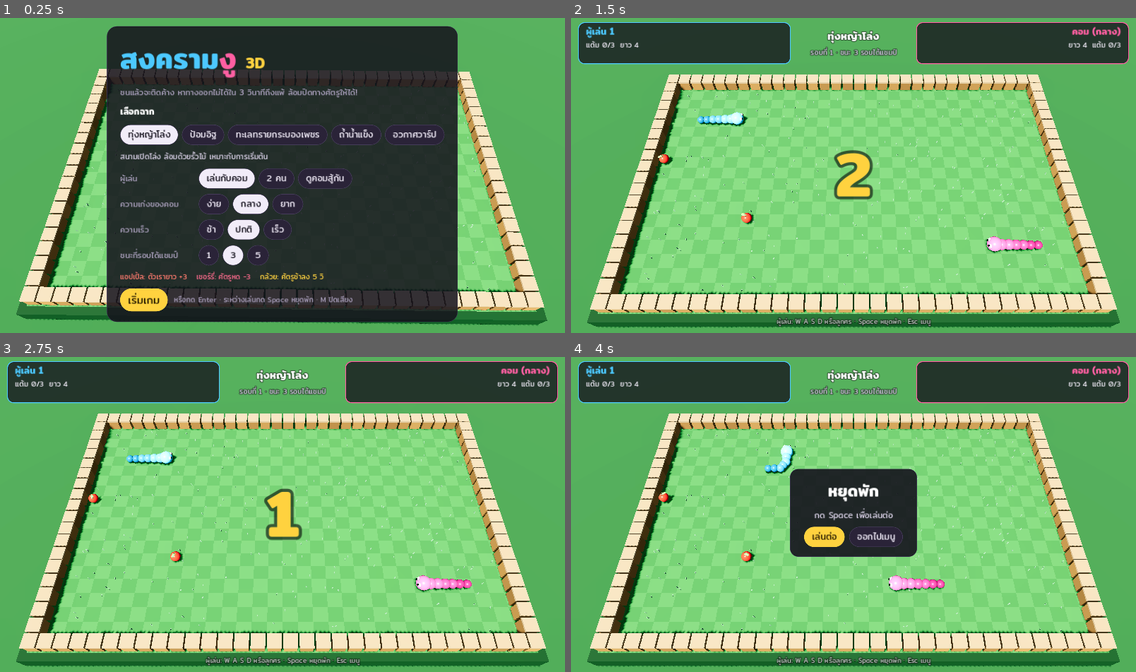
Above: before the commit, frames 1-4 (two rows, left to right).
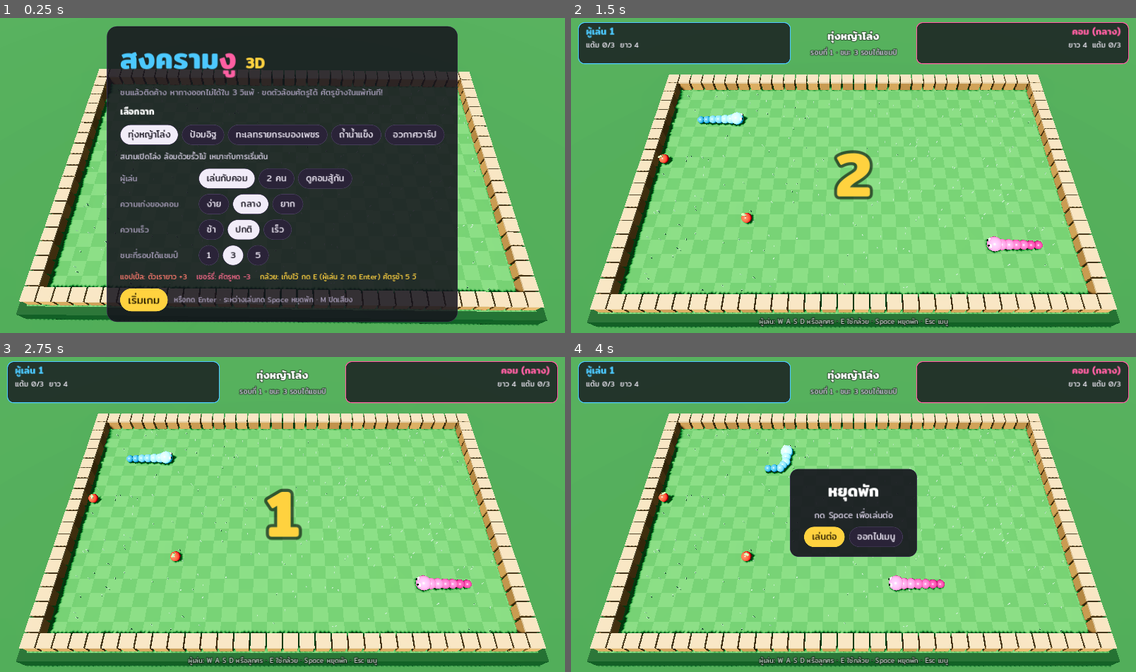
Above: after the commit, the same moments.

Repository: Pid924/SnakeWar
Game: Godot game, scene res://main.tscn
Two runs of this game, one before a commit and one after it. Both use one fixed random seed, a clock stepped at 60 frames per second and the inputs below.
Inputs:
- Up to frame 1 (0.25 s): no input
- Up to frame 2 (1.5 s): click "เริ่มเกม" at 0.5 s; tap Enter at 1.25 s; hold D from 1.28 s (still down); tap E at 1.35 s
- Up to frame 3 (2.75 s): tap Space at 1.52, 2, 2.27 s; tap Q at 1.55, 2.1 s; release D at 2.03 s; hold S from 2.03 s (still down); tap Enter at 2.3 s
- Up to frame 4 (4 s): tap Enter at 2.75, 2.85 s; release S at 2.78 s; hold D 2.78-3.53 s; tap Keypad Enter at 3.05, 3.6 s; hold W from 3.53 s (still down); tap Space at 3.77 s; tap E at 3.8 s

The runs differ from the first frame. In frame 1, 0.8% of the frame differs, in the area x 25-74%, y 22-84%; in frame 2, 0.5%; in frame 3, 0.5%; in frame 4, 0.5%.

Commit message:
Enclosure win and held bananas
Closing a loop of your own body around the rival's head now knocks the
rival out at once, so a trapped snake can no longer circle forever.
Bananas are now held (one at a time) and fired with E (player 2:
Enter); picking up a second while holding one slows the rival at once.
The computer fires its banana when close to the rival or after a short
wait. Same rules in the web and Godot versions; adds headless rule
tests in godot/tests and re-exports the 3D web build.

Co-Authored-By: Claude Opus 5.5 <noreply@anthropic.com>
Claude-Session: https://claude.ai/code/session_01Lo9zaSBRzDc33fu6X5RcRU

Diff:
--- a/godot/scripts/logic.gd
+++ b/godot/scripts/logic.gd
@@ -30,6 +30,8 @@
 	var ai := ""
 	var stuck_since := -1.0
 	var stuck_why := ""
+	var banana := 0          # held bananas (max 1)
+	var banana_at := 0.0
 
 
 var stage: Dictionary
@@ -197,6 +199,68 @@
 		s.queue.append(d)
 
 
+func _slow_rival(s: Snake, label: String) -> void:
+	var o: Snake = snakes[1 - s.p]
+	if not o.alive:
+		return
+	o.slow_until = game_time + 5000.0
+	events.append({"t": "banana", "p": s.p, "pos": s.body[0], "target": o.p, "tpos": o.body[0], "label": label})
+
+
+func use_banana(p: int) -> void:
+	var s: Snake = snakes[p]
+	if over or not s.alive or s.banana < 1:
+		return
+	s.banana = 0
+	_slow_rival(s, "ปากล้วย!")
+
+
+## A snake whose own body closes a loop around the rival's head wins at once.
+func _enclosed_by(S: Snake, O: Snake) -> bool:
+	var wall := {}
+	for b in S.body:
+		wall[b] = true
+	var h: Vector2i = O.body[0]
+	if wall.has(h):
+		return false
+	var wrap: bool = stage.get("wrap", false)
+	var seen := {h: true}
+	var q: Array = [h]
+	var i := 0
+	while i < q.size():
+		var c: Vector2i = q[i]
+		i += 1
+		if not wrap and (c.x == 0 or c.y == 0 or c.x == W - 1 or c.y == H - 1):
+			return false  # reached the open edge
+		for d in DIRS:
+			var n: Vector2i = c + DIRS[d]
+			if wrap:
+				n = Vector2i(posmod(n.x, W), posmod(n.y, H))
+			elif not _in_bounds(n):
+				continue
+			if seen.has(n) or wall.has(n):
+				continue
+			seen[n] = true
+			q.append(n)
+	return q.size() <= (W * H - S.body.size()) / 2
+
+
+func _check_enclosed() -> void:
+	var gone: Array = []
+	for O in snakes:
+		var S: Snake = snakes[1 - O.p]
+		if O.alive and S.alive and _enclosed_by(S, O):
+			gone.append(O)
+	if gone.is_empty():
+		return
+	for O in gone:
+		O.alive = false
+		O.dead = "enclosed"
+	over = true
+	dead_list = gone
+	events.append({"t": "crash", "snakes": gone})
+
+
 func stuck_left(s: Snake) -> float:
 	return maxf(0.0, STUCK_MS - (game_time - s.stuck_since)) if (s.alive and s.stuck_since >= 0.0) else -1.0
 
@@ -232,6 +296,13 @@
 	for s in movers:
 		if s.ai != "":
 			_ai_think(s)
+	for s in snakes:
+		# the computer fires its banana when the rival is close, or after a short wait
+		if s.ai != "" and s.alive and s.banana > 0:
+			var o: Snake = snakes[1 - s.p]
+			var d: int = absi(o.body[0].x - s.body[0].x) + absi(o.body[0].y - s.body[0].y)
+			if d <= 8 or game_time - s.banana_at > (2000.0 if s.ai == "easy" else 6000.0):
+				use_banana(s.p)
 	var nh := {}
 	for s in movers:
 		if s.queue.size() > 0:
@@ -306,9 +377,14 @@
 				events.append({"t": "cherry", "p": s.p, "pos": h, "target": o.p, "tpos": o.body[0], "n": n, "cut": cut})
 				next_cherry = game_time + randf_range(4000, 8000)
 			"banana":
-				o.slow_until = game_time + 5000.0
-				events.append({"t": "banana", "p": s.p, "pos": h, "target": o.p, "tpos": o.body[0]})
+				if s.banana > 0:
+					_slow_rival(s, "กล้วยลูกที่ 2!")  # already holding one: the second fires at once
+				else:
+					s.banana = 1
+					s.banana_at = game_time
+					events.append({"t": "banana_get", "p": s.p, "pos": h})
 				next_banana = game_time + randf_range(6000, 10000)
+	_check_enclosed()
 
 
 func update_items() -> void:
--- a/godot/scripts/main.gd
+++ b/godot/scripts/main.gd
@@ -611,9 +611,9 @@
 	if watch:
 		hint_label.text = "โหมดดูคอมสู้กัน · Space หยุดพัก · Esc เมนู"
 	elif vs_cpu:
-		hint_label.text = "ผู้เล่น: W A S D หรือลูกศร · Space หยุดพัก · Esc เมนู"
+		hint_label.text = "ผู้เล่น: W A S D หรือลูกศร · E ใช้กล้วย · Space หยุดพัก · Esc เมนู"
 	else:
-		hint_label.text = "ผู้เล่น 1: W A S D · ผู้เล่น 2: ลูกศร · Space หยุดพัก · Esc เมนู"
+		hint_label.text = "ผู้เล่น 1: W A S D, กล้วย E · ผู้เล่น 2: ลูกศร, กล้วย Enter · Space หยุดพัก"
 	_build_board(stages[stage_idx])
 	stage_label.text = stages[stage_idx]["name"]
 	_start_round()
@@ -667,6 +667,7 @@
 		"self": return "ติดตัวเอง"
 		"other": return "ถูกล้อมปิดทาง"
 		"headon": return "หัวชนหัว"
+		"enclosed": return "ถูกขดล้อมจนมิด"
 	return ""
 
 
@@ -683,9 +684,12 @@
 				_float_text(Vector2(e["tpos"]), ("หด -%d" % e["n"]) if e["n"] > 0 else "สั้นสุดแล้ว", P_MAIN[e["target"]])
 				for c in e["cut"]:
 					_burst(Vector2(c), P_MAIN[e["target"]], 8)
+			"banana_get":
+				_play("apple")
+				_float_text(Vector2(e["pos"]), "เก็บกล้วย!", GOLD)
 			"banana":
 				_play("banana")
-				_float_text(Vector2(e["pos"]), "กล้วย!", GOLD)
+				_float_text(Vector2(e["pos"]), e["label"], GOLD)
 				_float_text(Vector2(e["tpos"]), "ช้าลง!", GOLD)
 			"stuck":
 				_play("bump")
@@ -723,7 +727,7 @@
 	else:
 		var why := ""
 		for s in dead:
-			why += ("" if why == "" else " และ ") + _player_name(s.p) + " " + _reason(s.dead) + " ค้างนาน 3 วินาที"
+			why += ("" if why == "" else " และ ") + _player_name(s.p) + " " + _reason(s.dead) + ("" if s.dead == "enclosed" else " ค้างนาน 3 วินาที")
 		var head: String = "เสมอ!" if winner < 0 else "%s ได้แต้ม" % _player_name(winner)
 		_show_overlay(head, why + "\n" + score_txt, [["รอบต่อไป (Enter)", _next_round], ["เมนู", _to_menu]],
 			Color.WHITE if winner < 0 else P_MAIN[winner])
@@ -811,6 +815,15 @@
 				logic.queue_dir(0 if vs_cpu else m[0], m[1])
 		get_viewport().set_input_as_handled()
 		return
+	if state == "playing" and not watch:
+		if pk == KEY_E or pk == KEY_Q:
+			logic.use_banana(0)
+			_handle_events()
+			return
+		if pk == KEY_ENTER or pk == KEY_KP_ENTER or pk == KEY_SLASH:
+			logic.use_banana(0 if vs_cpu else 1)
+			_handle_events()
+			return
 	match pk:
 		KEY_ENTER, KEY_KP_ENTER:
 			match state:
@@ -1073,7 +1086,7 @@
 	title.add_theme_font_size_override("normal_font_size", 64)
 	title.text = "[color=#4cc9ff]สงคราม[/color][color=#ff5fa2]งู[/color] [color=#ffd23f][font_size=34]3D[/font_size][/color]"
 	mv.add_child(title)
-	mv.add_child(_label("ชนแล้วจะติดค้าง หาทางออกไม่ได้ใน 3 วินาทีถึงแพ้ ล้อมปิดทางศัตรูให้ได้!", 18, Color("aaa0bd")))
+	mv.add_child(_label("ชนแล้วติดค้าง หาทางออกไม่ได้ใน 3 วิแพ้ · ขดตัวล้อมศัตรูได้ ศัตรูข้างในแพ้ทันที!", 18, Color("aaa0bd")))
 
 	mv.add_child(_label("เลือกฉาก", 20, Color.WHITE, true))
 	var sr := HBoxContainer.new()
@@ -1099,7 +1112,7 @@
 	legend.add_theme_constant_override("separation", 22)
 	legend.add_child(_label("แอปเปิ้ล: ตัวเรายาว +3", 16, Color("ff7a6e")))
 	legend.add_child(_label("เชอร์รี่: ศัตรูหด -3", 16, Color("ff6b8e")))
-	legend.add_child(_label("กล้วย: ศัตรูช้าลง 5 วิ", 16, GOLD))
+	legend.add_child(_label("กล้วย: เก็บไว้ กด E (ผู้เล่น 2 กด Enter) ศัตรูช้า 5 วิ", 16, GOLD))
 	mv.add_child(legend)
 
 	var start_row := HBoxContainer.new()
@@ -1196,6 +1209,14 @@
 			p_status[p].text = "ติด! เหลือ %.1f วิ" % (sl / 1000.0)
 			p_status[p].add_theme_color_override("font_color", Color("ff4b3e"))
 		else:
-			p_status[p].text = ("กินกล้วย ช้าลง %.1f วิ" % (left / 1000.0)) if (left > 0 and s.alive) else " "
+			var parts: Array = []
+			if left > 0 and s.alive:
+				parts.append("ช้าลง %.1f วิ" % (left / 1000.0))
+			if s.alive and s.banana > 0:
+				if s.ai != "":
+					parts.append("ถือกล้วย")
+				else:
+					parts.append("กล้วยพร้อม กด %s" % ("E" if p == 0 else "Enter"))
+			p_status[p].text = " · ".join(parts) if parts.size() > 0 else " "
 			p_status[p].add_theme_color_override("font_color", GOLD)
 	round_label.text = "รอบที่ %d · ชนะ %d รอบได้แชมป์" % [round_n, win_target]
--- /dev/null
+++ b/godot/tests/test_logic.gd
@@ -0,0 +1,69 @@
+extends SceneTree
+## Headless rule checks: godot --headless --path godot -s res://tests/test_logic.gd
+
+var fails := 0
+
+
+func check(cond: bool, label: String) -> void:
+	print(("PASS " if cond else "FAIL ") + label)
+	if not cond:
+		fails += 1
+
+
+func _init() -> void:
+	var st: Dictionary = SnakeLogic.stage_defs()[0]
+
+	# 1) closing a loop of your own body around the rival's head wins at once
+	var g := SnakeLogic.new()
+	g.start_round(st, "")
+	g.items.clear()
+	var a = g.snakes[0]
+	var b = g.snakes[1]
+	var ring: Array = []
+	for x in range(13, 17): ring.append(Vector2i(x, 8))
+	for y in range(9, 13): ring.append(Vector2i(16, y))
+	for x in range(15, 11, -1): ring.append(Vector2i(x, 12))
+	for y in range(11, 8, -1): ring.append(Vector2i(12, y))
+	ring.reverse()
+	a.body = ring
+	a.prev = ring.duplicate()
+	a.dir = "up"
+	a.grow = 2
+	b.body = [Vector2i(14, 10), Vector2i(15, 10)]
+	b.prev = b.body.duplicate()
+	b.dir = "left"
+	g.tick()
+	check(g.over and b.dead == "enclosed" and a.alive, "enclosed rival is out at once")
+
+	# 2) hitting a wall only gets you stuck; out after 3 s
+	g = SnakeLogic.new()
+	g.start_round(st, "")
+	g.items.clear()
+	a = g.snakes[0]
+	a.body = [Vector2i(1, 4), Vector2i(2, 4), Vector2i(3, 4)]
+	a.dir = "left"
+	g.tick()
+	check(a.alive and a.stuck_since >= 0.0, "wall makes the snake stuck, not dead")
+	g.game_time += 3100.0
+	g.tick()
+	check(not a.alive and a.dead == "wall", "stuck for 3 s is out")
+
+	# 3) banana is held, used on demand; a second one while holding fires at once
+	g = SnakeLogic.new()
+	g.start_round(st, "")
+	g.items.clear()
+	a = g.snakes[0]
+	b = g.snakes[1]
+	var h: Vector2i = a.body[0]
+	g.items.append({"id": 900, "type": "banana", "pos": h + Vector2i(1, 0), "expires": INF})
+	g.tick()
+	check(a.banana == 1 and b.slow_until <= g.game_time, "first banana is held, rival not slowed yet")
+	g.items.append({"id": 901, "type": "banana", "pos": a.body[0] + Vector2i(1, 0), "expires": INF})
+	g.tick()
+	check(a.banana == 1 and b.slow_until > g.game_time, "second banana while holding slows rival at once")
+	g.game_time += 6000.0
+	g.use_banana(0)
+	check(a.banana == 0 and b.slow_until > g.game_time, "using the held banana slows the rival")
+
+	print("FAILURES: %d" % fails)
+	quit(1 if fails > 0 else 0)
Not shown, changed: godot/export_presets.cfg
Not shown, changed: 3d/index.pck
